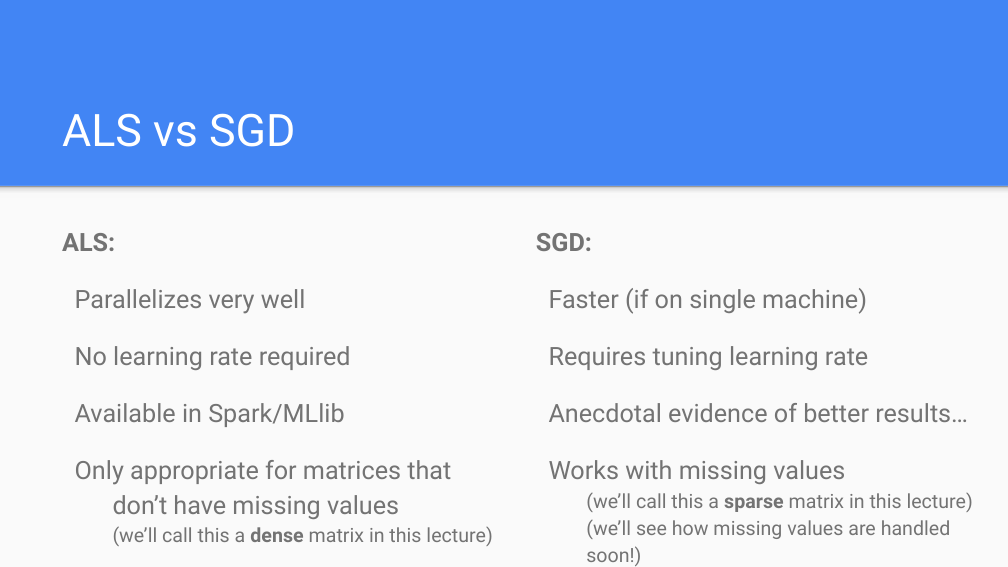
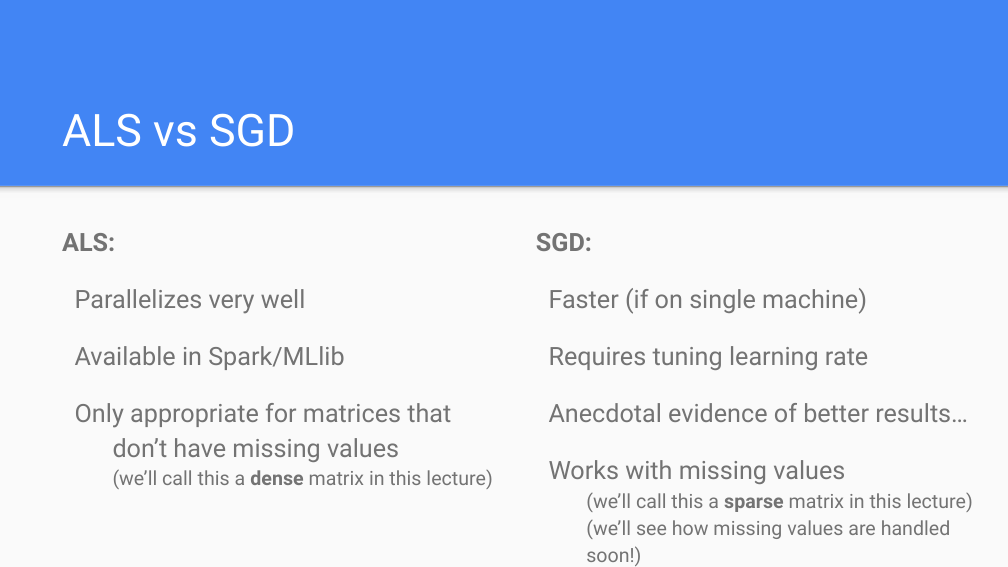
Before and after one commit to wmarshall484/DSI_LECTURES_2, a slide deck: slide 32 of recommendation-systems/ryan_henning/Recommenders.pptx. Drawn at 1008x567 pixels with LibreOffice and Linux fonts; fonts in the diff are those of the drawing. Boxes give left, top, right and bottom in pixels: in the first picture for what was removed or moved away, otherwise in the second. Text is boxed around its words. In the diff, an @@ line names an element or a change of style, - is before the commit and + after.

```diff
--- a/recommendation-systems/ryan_henning/Recommenders.pptx
+++ b/recommendation-systems/ryan_henning/Recommenders.pptx
@@ text at [75, 346, 351, 370]: paragraph removed @@
-No learning rate required
```
Also in this commit, not shown: 1 other slide changed, 1 other file.
